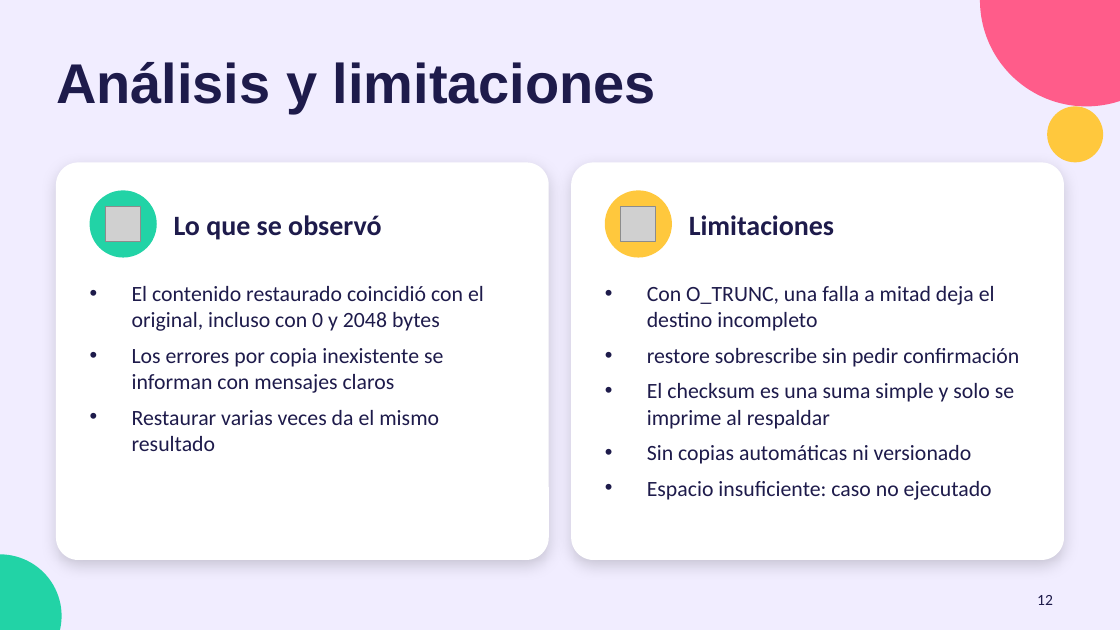
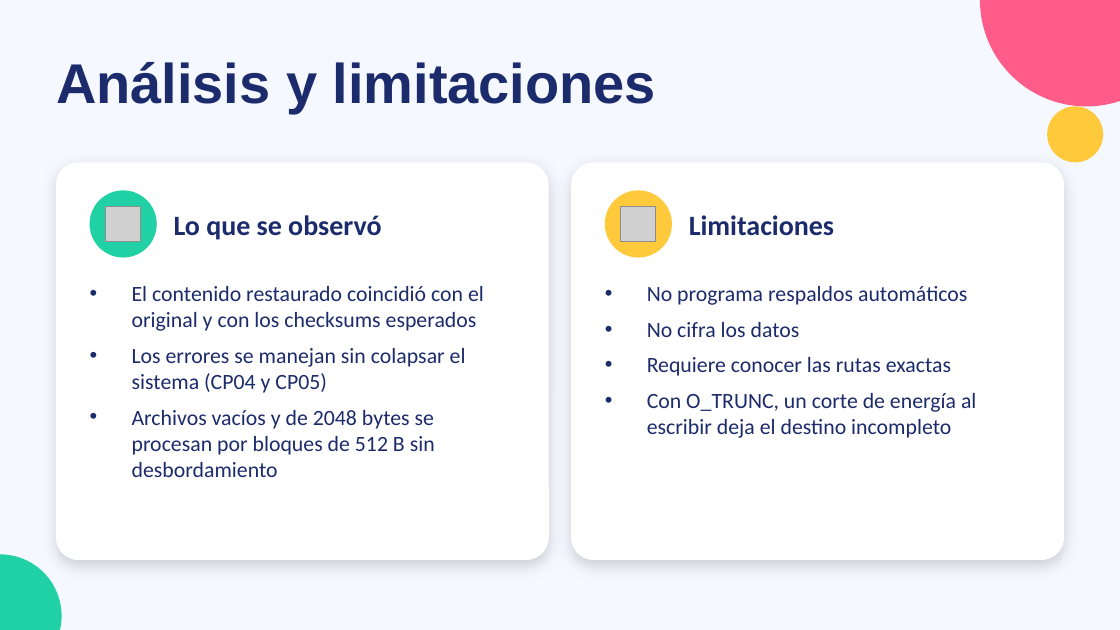
Before and after one commit to jhonatancarrillo/xv6-trabajoFinal, a slide deck: slide 17 of documentacion/restauracion_xv6_canva.pptx (slide 12 before the commit). Drawn at 1120x630 pixels with LibreOffice and Linux fonts; fonts in the diff are those of the drawing; grey boxes stand for pictures. Boxes give left, top, right and bottom in pixels: in the first picture for what was removed or moved away, otherwise in the second. Text is boxed around its words. In the diff, an @@ line names an element or a change of style, - is before the commit and + after.

```diff
--- a/documentacion/restauracion_xv6_canva.pptx
+++ b/documentacion/restauracion_xv6_canva.pptx
@@ background #F1EDFF to #F5F8FF @@
@@ text colour #1E1B4B to #1C2B6B in 3 elements at <box>56,62,656,113</box>, <box>174,215,381,240</box>, <box>689,215,834,236</box> @@
@@ text at <box>132,286,484,477</box>: text changed; text colour #1E1B4B to #1C2B6B @@
-• El contenido restaurado coincidió con el original, incluso con 0 y 2048 bytes
-• Los errores por copia inexistente se informan con mensajes claros
-• Restaurar varias veces da el mismo resultado
+• El contenido restaurado coincidió con el original y con los checksums esperados
+• Los errores se manejan sin colapsar el sistema (CP04 y CP05)
+• Archivos vacíos y de 2048 bytes se procesan por bloques de 512 B sin desbordamiento
@@ text at <box>647,286,976,438</box>: text changed; text colour #1E1B4B to #1C2B6B @@
-• Con O_TRUNC, una falla a mitad deja el destino incompleto
-• restore sobrescribe sin pedir confirmación
-• El checksum es una suma simple y solo se imprime al respaldar
-• Sin copias automáticas ni versionado
-• Espacio insuficiente: caso no ejecutado
+• No programa respaldos automáticos
+• No cifra los datos
+• Requiere conocer las rutas exactas
+• Con O_TRUNC, un corte de energía al escribir deja el destino incompleto
@@ page number removed at <box>1037,595,1053,605</box> @@
-12
```
Also in this commit, not shown: 12 other slides changed, 6 slides added, 1 slide removed.
